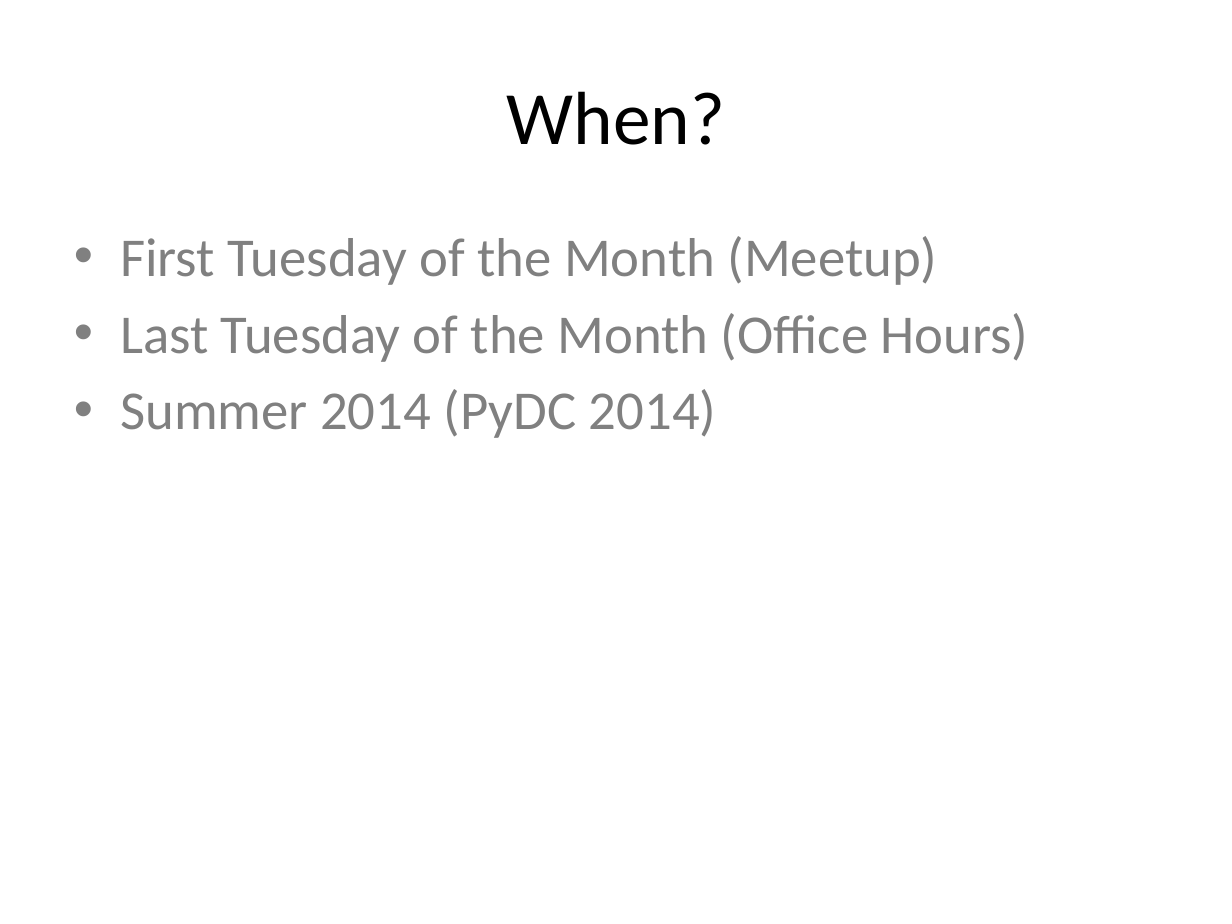
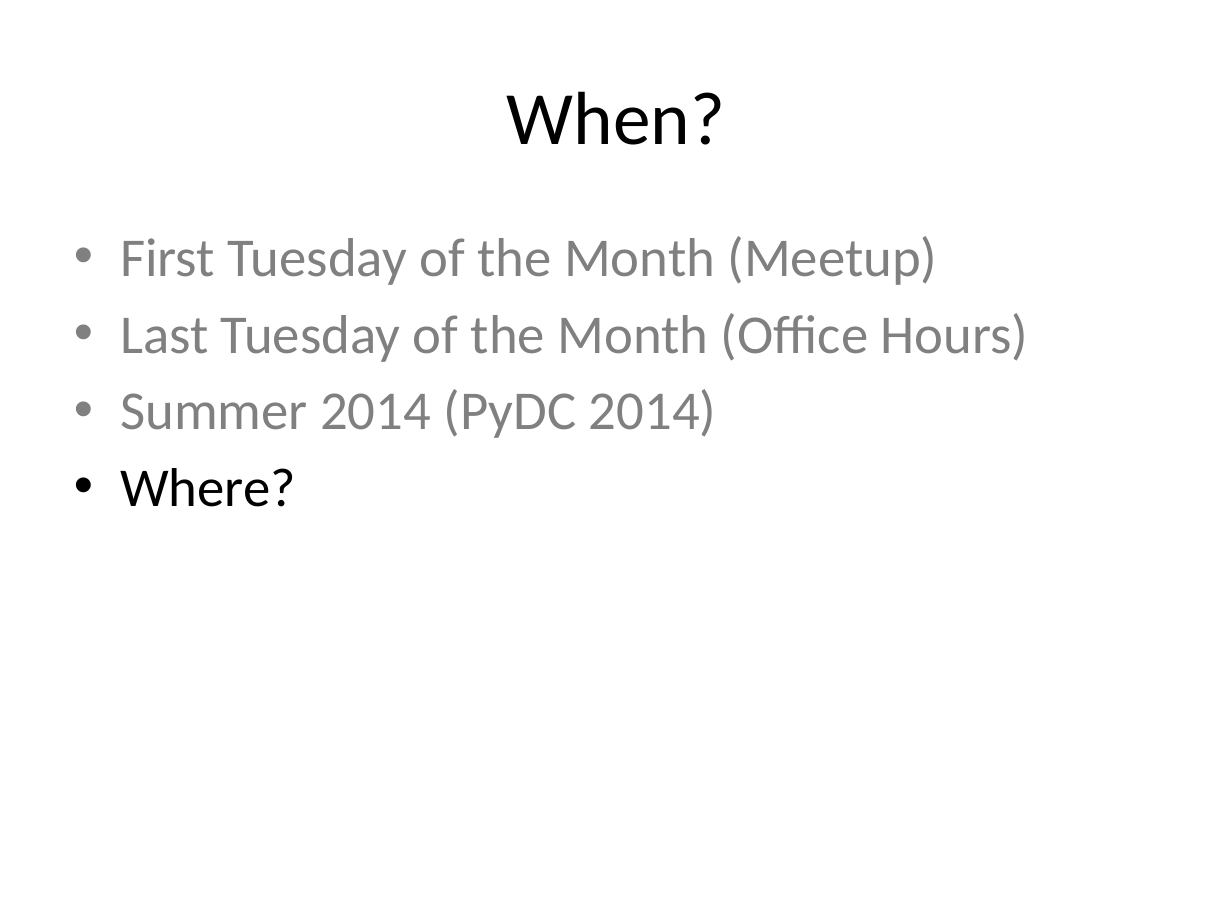
Before and after one commit to DCPython/generic-meetup-slides, a slide deck: slide 23 of DC Python Generic Meetup Slides.pptx (slide 20 before the commit). Drawn at 1232x924 pixels with LibreOffice and Linux fonts; fonts in the diff are those of the drawing. Boxes give left, top, right and bottom in pixels: in the first picture for what was removed or moved away, otherwise in the second. Text is boxed around its words. In the diff, an @@ line names an element or a change of style, - is before the commit and + after.

Commit message:
Save

```diff
--- a/DC Python Generic Meetup Slides.pptx
+++ b/DC Python Generic Meetup Slides.pptx
@@ text at (120, 468, 296, 507): paragraph added @@
+• Where?
```
Also in this commit, not shown: 4 slides added.
